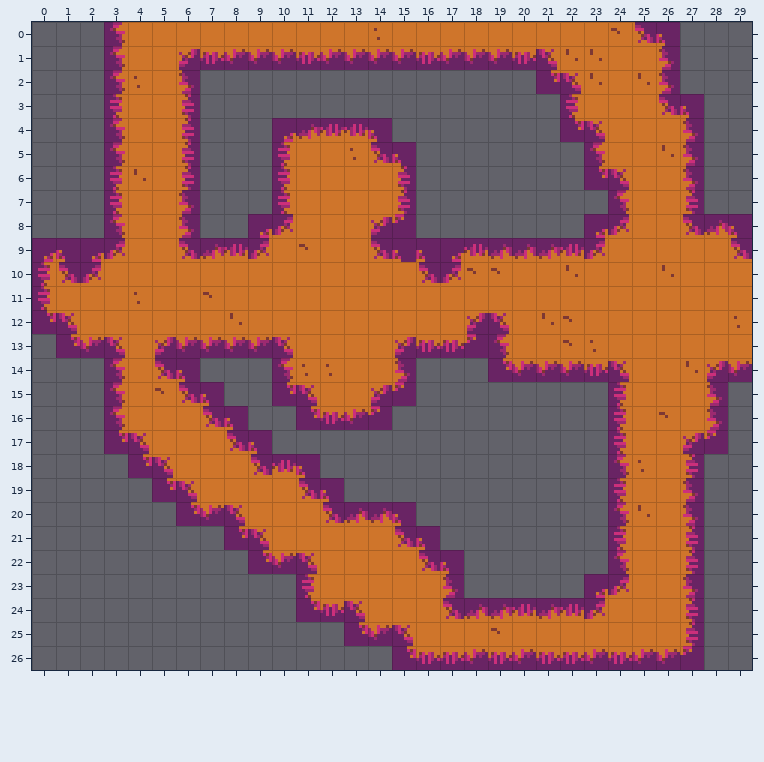
One commit to this Tiled map: Concept/tiles/level.tmx. Above: the version before the commit.
Cells are 8x8 px. Shown: x 0..29, y 0..26.
New version:
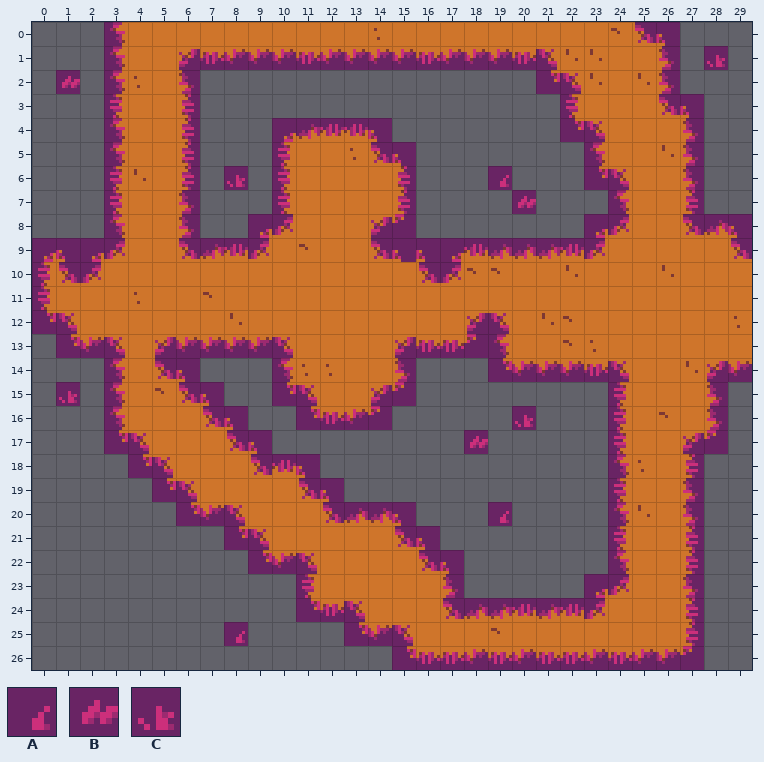
Key: from "tileset": A 4, B 11, C 12.
_ is an empty cell, . an unchanged one.
The exact change:
--- layer "Tile Layer 1"
@@ x 1..28 @@
- 1 ..........................._
- 2 _...........................
+ 1 ...........................C
+ 2 B...........................
@@ x 8..20 @@
- 6 _.........._.
- 7 ............_
+ 6 C..........A.
+ 7 ............B
@@ x 1..20 @@
-15 _...................
-16 ..................._
-17 ................._..
+15 C...................
+16 ...................C
+17 .................B..
@@ x 19..19 @@
-20 _
+20 A
@@ x 8..8 @@
-25 _
+25 A
